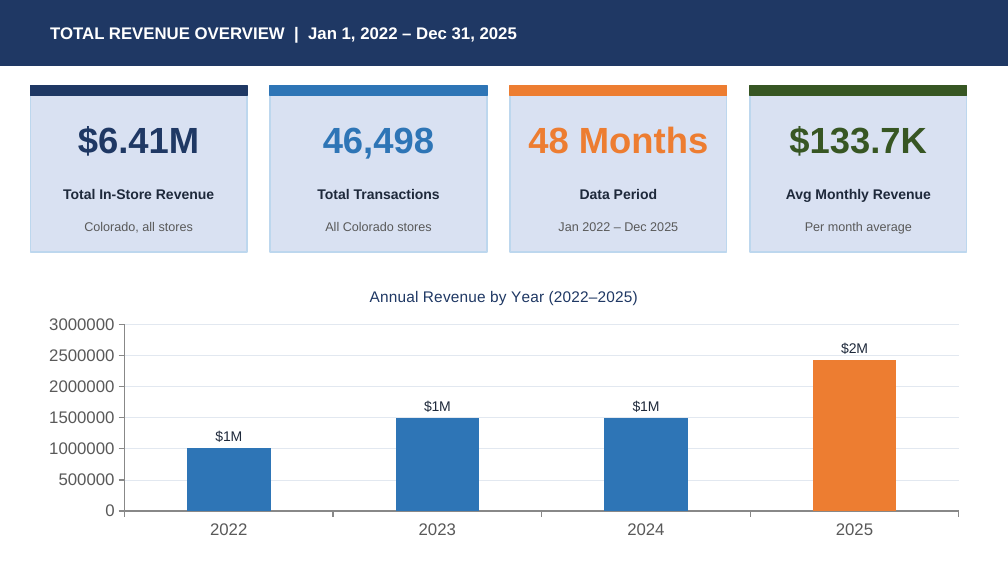
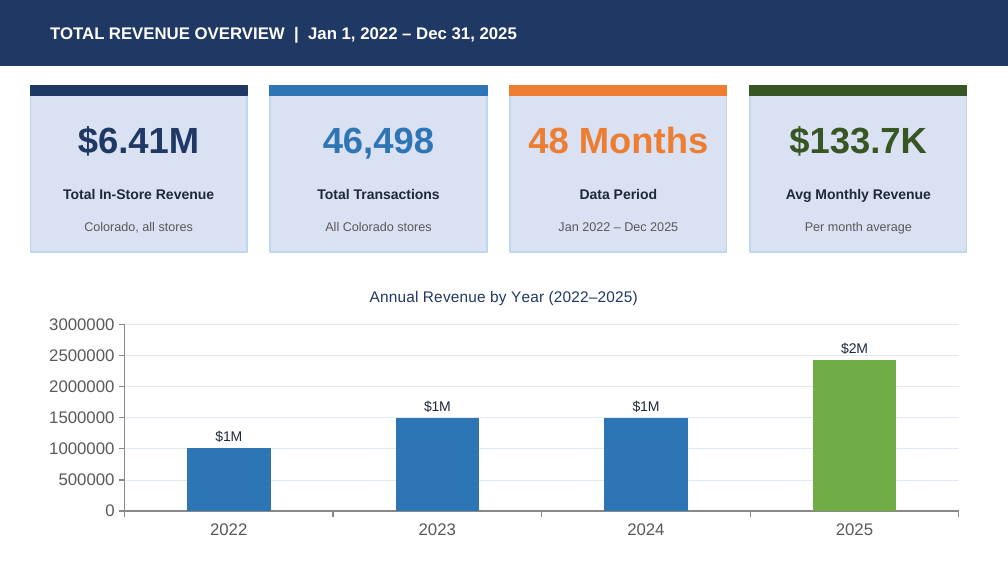
Before and after one commit to sthefanieramir1-cyber/data-analytics, a slide deck: slide 2 of Capstone_1/Ramirez_Sthefanie_SalesPresentation.pptx. Drawn at 1008x567 pixels with LibreOffice and Linux fonts; fonts in the diff are those of the drawing. Boxes give left, top, right and bottom in pixels: in the first picture for what was removed or moved away, otherwise in the second. Text is boxed around its words. In the diff, an @@ line names an element or a change of style, - is before the commit and + after.

```diff
--- a/Capstone_1/Ramirez_Sthefanie_SalesPresentation.pptx
+++ b/Capstone_1/Ramirez_Sthefanie_SalesPresentation.pptx
@@ column chart at (30, 272, 978, 544) @@
@@ colours of single points changed @@
```
Also in this commit, not shown: 4 other slides changed, 11 other files.
